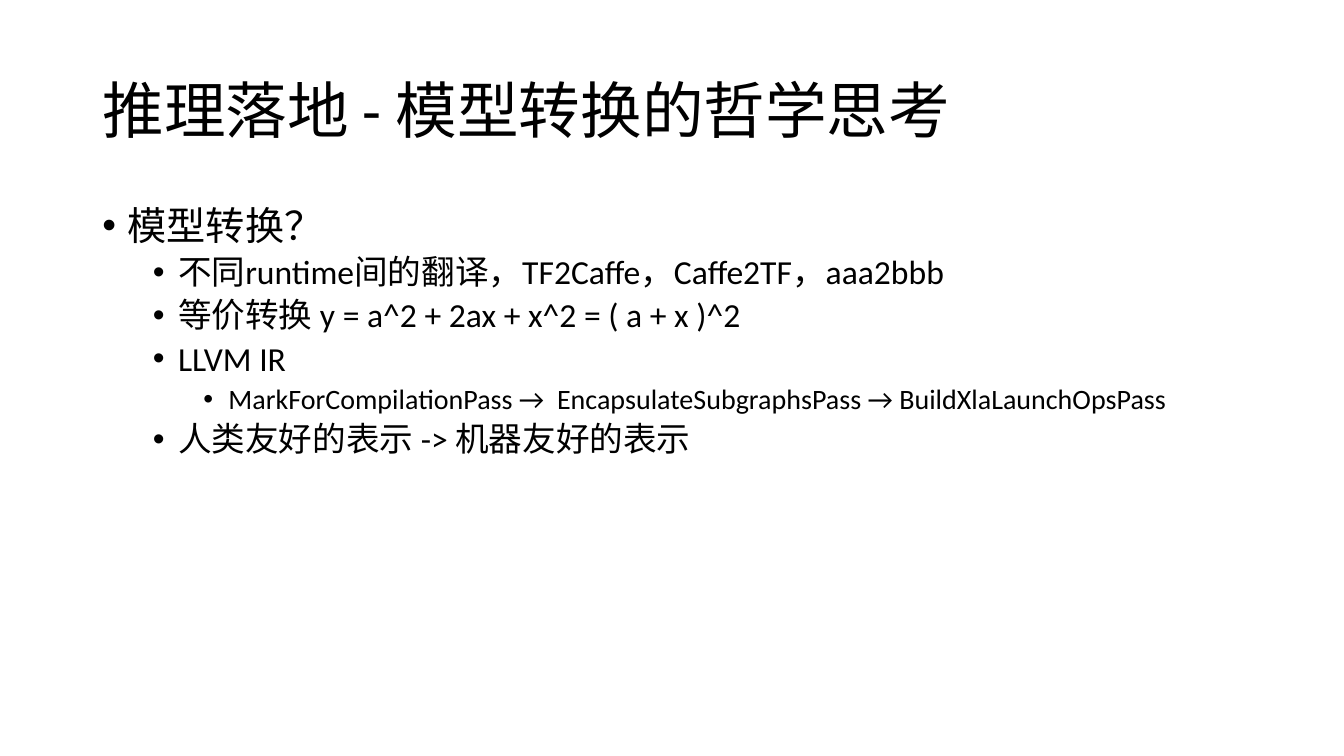
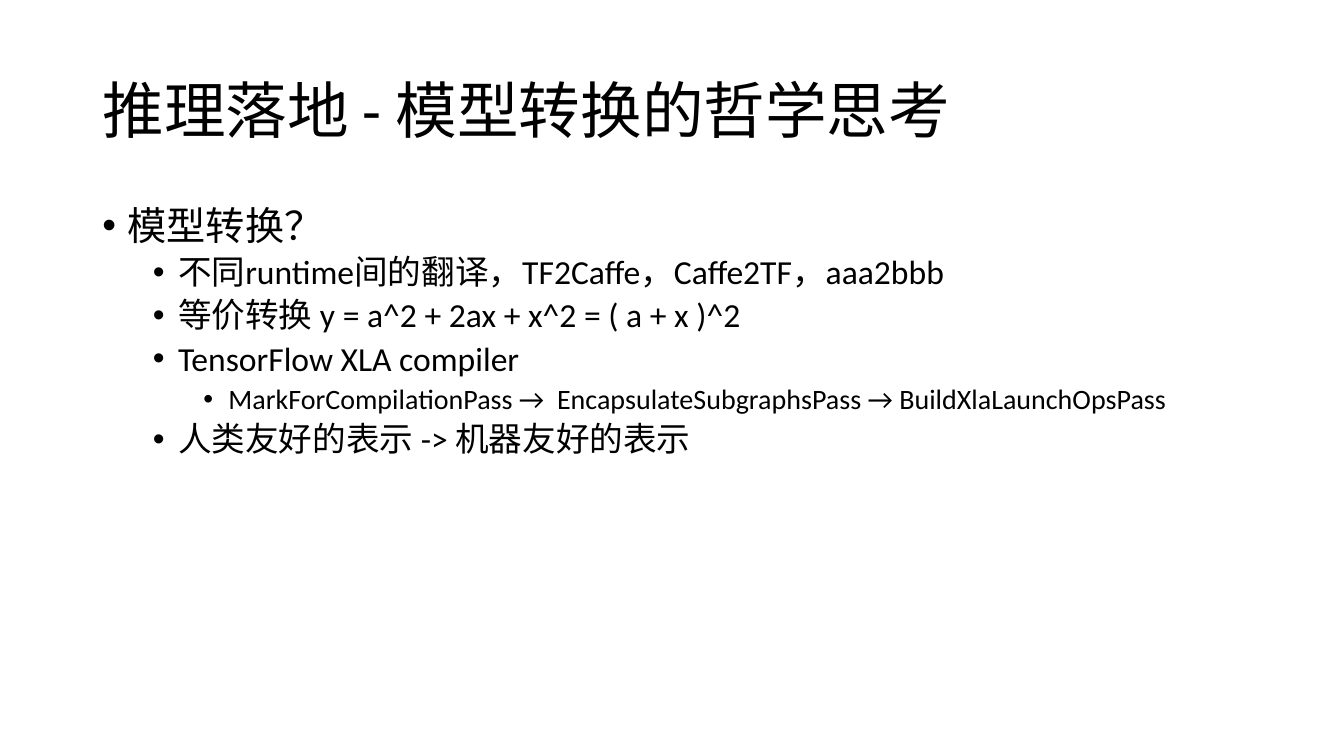
Before and after one commit to TonyFly3000/Object_detection_shiny, a slide deck: slide 14 of AI_PPT.pptx. Drawn at 1344x756 pixels with LibreOffice and Linux fonts; fonts in the diff are those of the drawing. Boxes give left, top, right and bottom in pixels: in the first picture for what was removed or moved away, otherwise in the second. Text is boxed around its words. In the diff, an @@ line names an element or a change of style, - is before the commit and + after.

```diff
--- a/AI_PPT.pptx
+++ b/AI_PPT.pptx
@@ text at [178,347,519,377]: text changed @@
-  • LLVM IR
+  • TensorFlow XLA compiler
```
Also in this commit, not shown: 2 other slides changed, 2 slides added, 1 slide removed.
